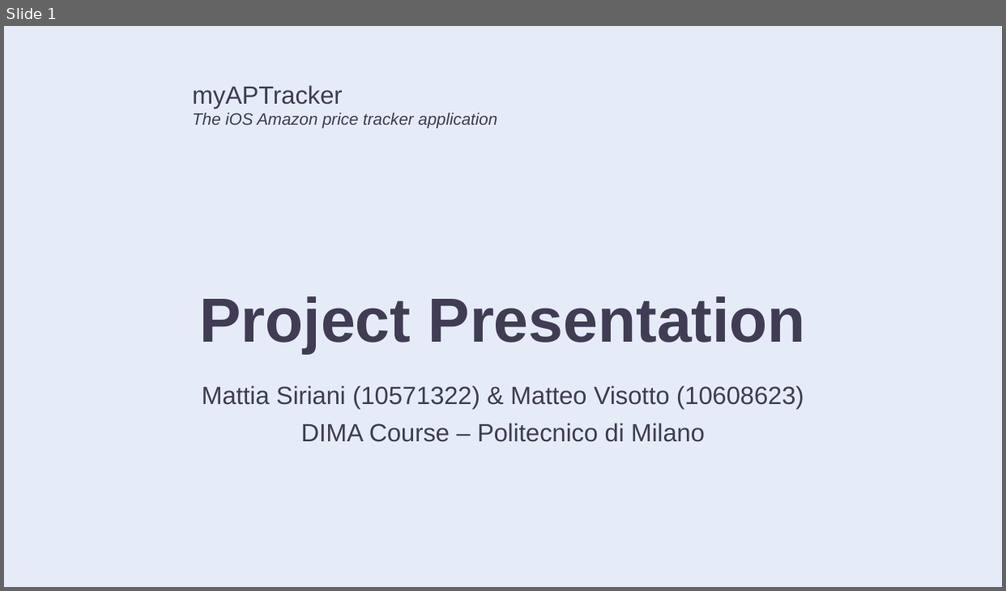
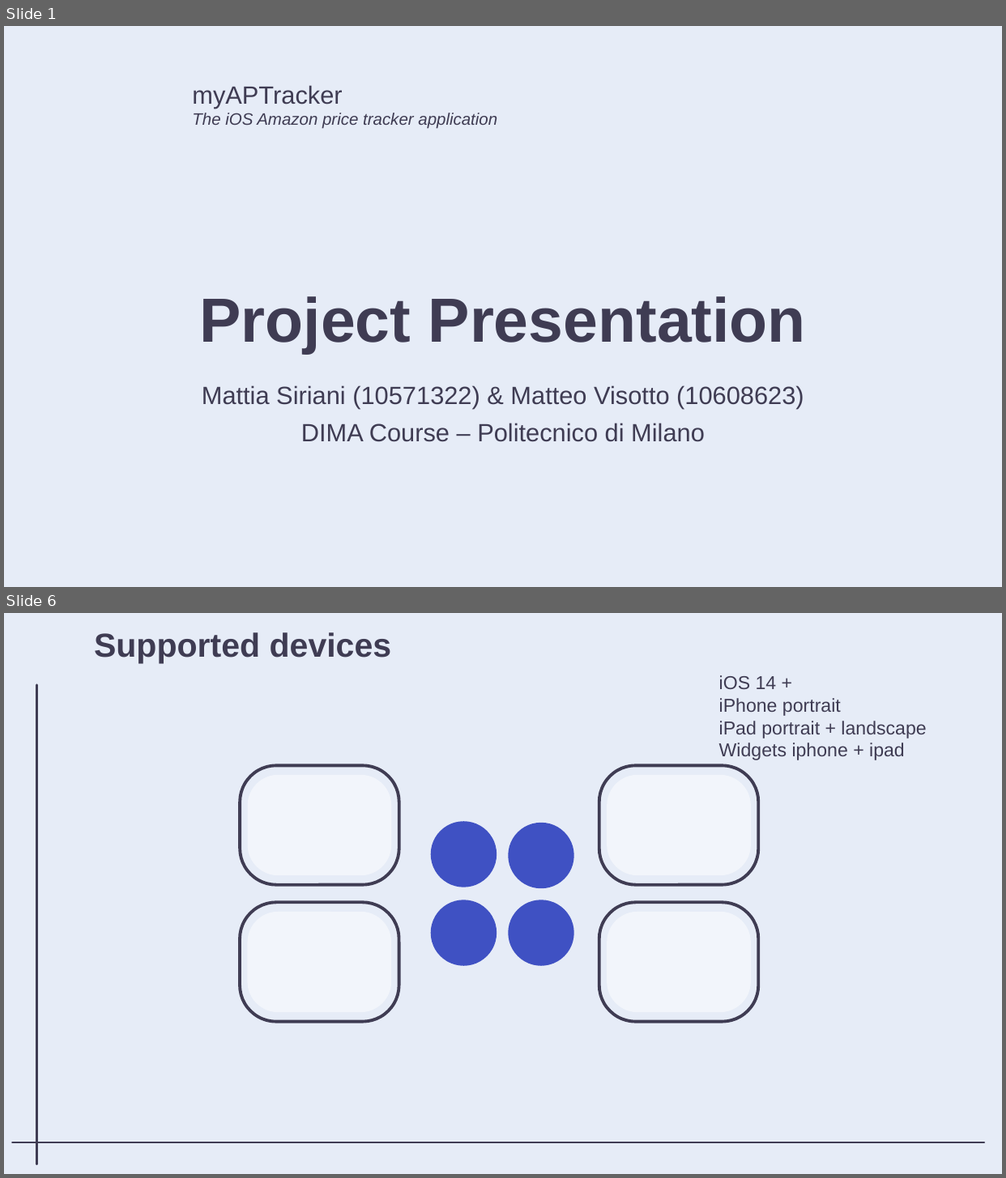
Before and after one commit to matteovisotto/DIMA-SirianiVisotto, a slide deck: Presentation/DIMA_myAPTracker_Presentation.pptx. Shown one above the other, each under a label of ours: slide 1 before the commit, slides 1 and 6 after it; the slides between them are not shown. The pictures are 1006x591 and 1006x1178 pixels, drawn with LibreOffice and Linux fonts; fonts in the diff are those of the drawing; background and template pictures are left out. Boxes give left, top, right and bottom in pixels: in the first picture for what was removed or moved away, otherwise in the second. Text is boxed around its words. In the diff, an @@ line names an element or a change of style, - is before the commit and + after.

```diff
--- a/Presentation/DIMA_myAPTracker_Presentation.pptx
+++ b/Presentation/DIMA_myAPTracker_Presentation.pptx
@@ slide 6 added at [4,613,1002,1174], background #E6ECF7 @@
@@ title added at [94,632,392,664], 32 pt, text #3F3C53, bold @@
+Supported devices
@@ line added from (37, 685) to (37, 1165), #3F3C53 2 pt @@
@@ text added at [719,675,926,760], 18 pt, text #3F3C53 @@
+iOS 14 +
+iPhone portrait
+iPad portrait + landscape
+Widgets iphone + ipad
@@ rounded rectangle added at [240,766,399,884], outline #3F3C53 3 pt @@
@@ rounded rectangle added at [247,775,391,875], fill #FFFFFF at 50% opacity @@
@@ rounded rectangle added at [599,766,759,884], outline #3F3C53 3 pt @@
@@ rounded rectangle added at [607,775,750,875], fill #FFFFFF at 50% opacity @@
@@ ellipse added at [431,821,496,887], fill #3F51C3 @@
@@ ellipse added at [508,823,573,888], fill #3F51C3 @@
@@ rounded rectangle added at [240,903,399,1022], outline #3F3C53 3 pt @@
@@ ellipse added at [431,900,496,965], fill #3F51C3 @@
@@ ellipse added at [508,900,573,965], fill #3F51C3 @@
@@ rounded rectangle added at [599,903,759,1022], outline #3F3C53 3 pt @@
@@ rounded rectangle added at [247,912,391,1013], fill #FFFFFF at 50% opacity @@
@@ rounded rectangle added at [607,912,750,1013], fill #FFFFFF at 50% opacity @@
@@ line added from (985, 1143) to (12, 1143), #3F3C53 2 pt @@
```
Also in this commit, not shown: 3 slides changed, 1 other slide added, 2 other files.
